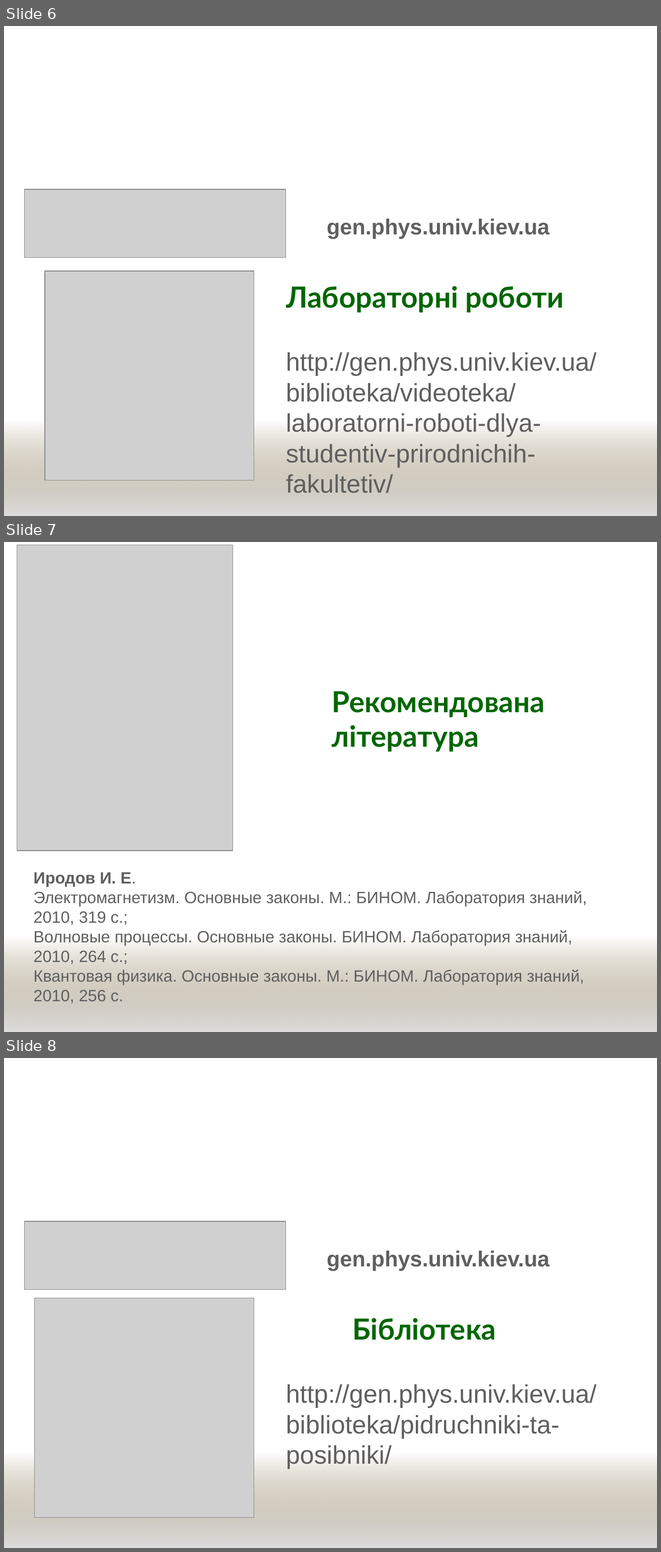
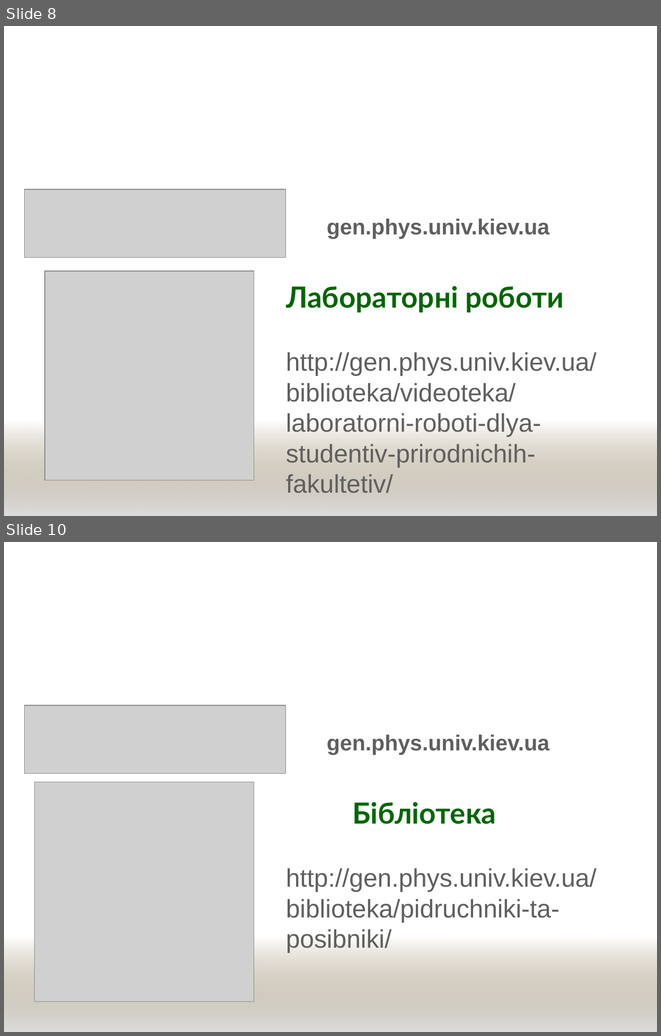
Before and after one commit to l432/NMK, a slide deck: Lecture/Chem/Present/Introduction.pptx. Shown one above the other, each under a label of ours: slides 6, 7 and 8 before the commit, slides 8 and 10 after it; the slides between them are not shown. The pictures are 661x1552 and 661x1036 pixels, drawn with LibreOffice and Linux fonts; fonts in the diff are those of the drawing; grey boxes stand for pictures; background and template pictures are left out. Boxes give left, top, right and bottom in pixels: in the first picture for what was removed or moved away, otherwise in the second. Text is boxed around its words. In the diff, an @@ line names an element or a change of style, - is before the commit and + after.

```diff
--- a/Lecture/Chem/Present/Introduction.pptx
+++ b/Lecture/Chem/Present/Introduction.pptx
@@ slide 7 removed at (4,542,657,1032), background picture (left out); not listed: 1 template element that a slide beside it also shows @@
@@ picture removed at (17,545,233,851) @@
@@ title removed at (332,691,545,752) @@
-Рекомендована література
@@ text removed at (34,872,587,1003) @@
-Иродов И. Е.
-Электромагнетизм. Основные законы. М.: БИНОМ. Лаборатория знаний, 2010, 319 с.;
-Волновые процессы. Основные законы. БИНОМ. Лаборатория знаний, 2010, 264 с.;
-Квантовая физика. Основные законы. М.: БИНОМ. Лаборатория знаний, 2010, 256 с.
@@ what was slide 6 is now slide 8 @@
@@ what was slide 8 is now slide 10 @@
```
Also in this commit, not shown: 1 slide changed, 3 slides added, 1 other file.
